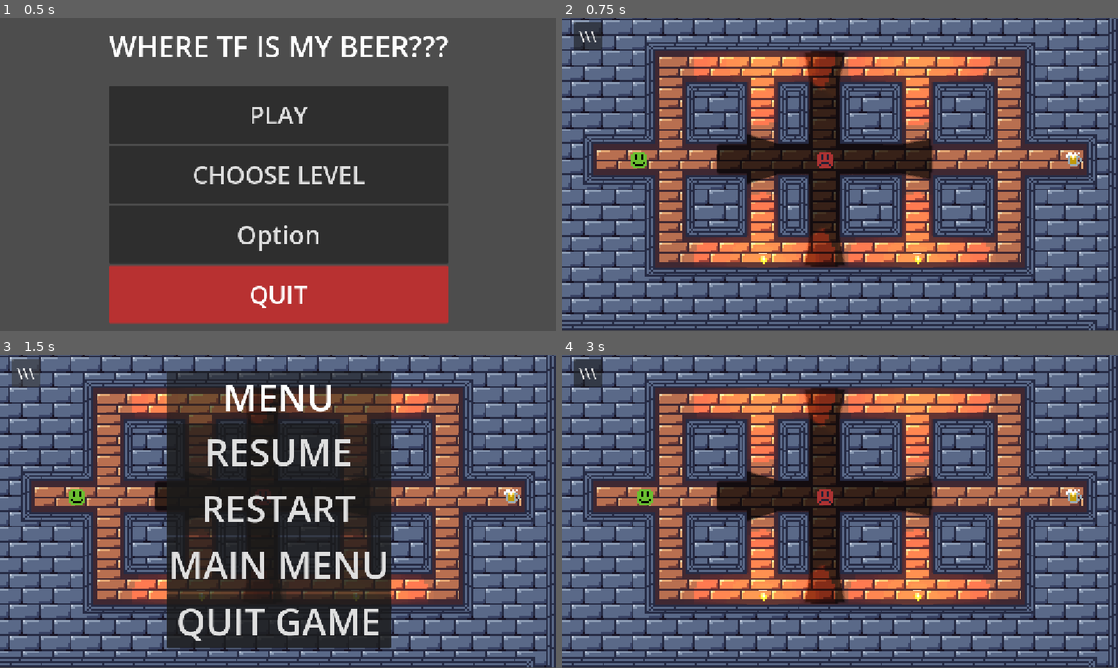
Above: before the commit, frames 1-4 (two rows, left to right).
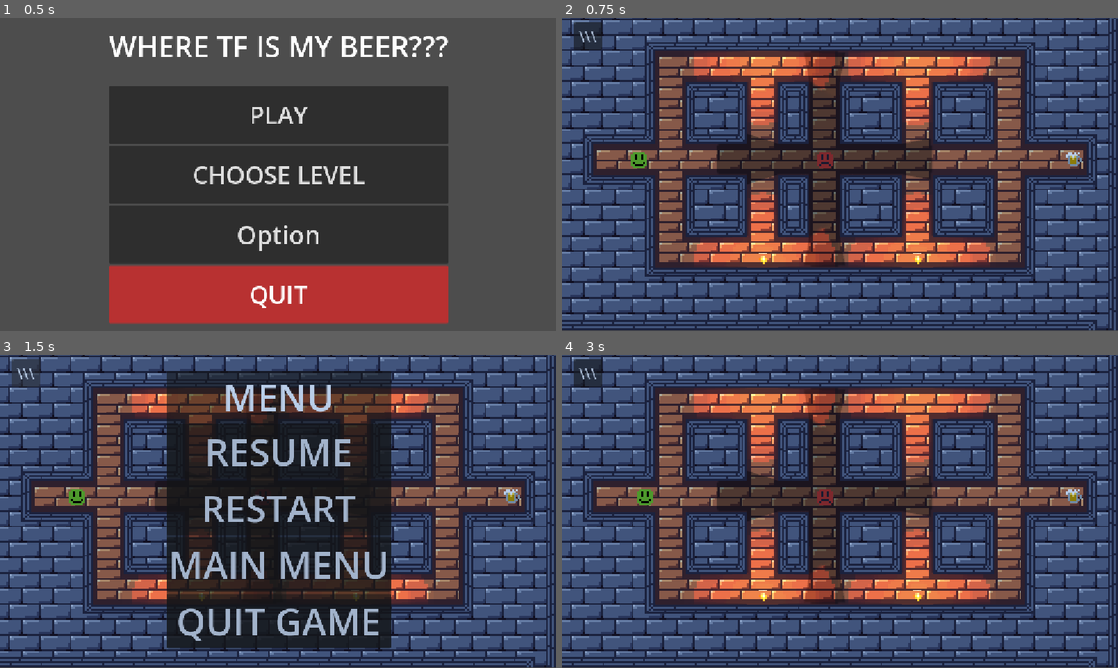
Above: after the commit, the same moments.

Repository: IlyaAfan/WhereTheFuckMyBeer
Game: Godot game, scene res://tscns/menus/menu.tscn
Same seed, same stepped clock (60 frames per second), same inputs: the game is played once before the commit and once after it.
Inputs (mouse positions are in pixels of both pictures, inside the frame that each line leads up to):
- Up to frame 1 (0.5 s): no input
- Up to frame 2 (0.75 s): click "PLAY" at 0.5 s
- Up to frame 3 (1.5 s): click "\\\" at 1.25 s
- Up to frame 4 (3 s): click "RESTART" at 2 s; tap Enter at 2.75 s; move the mouse to (962, 495) at 2.77 s; hold D (right) from 2.78 s (still down); tap Tab (change_input_dev) at 2.85 s

Frame 1 is identical in both runs. In frame 2, 56% of the frame differs, in the area x 0-100%, y 0-100%; in frame 3, 45%; in frame 4, 56%.

Commit message:
feat добавил canvas_modulate к уровням

Diff:
--- a/project.godot
+++ b/project.godot
@@ -119,3 +119,7 @@
 renderer/rendering_method="gl_compatibility"
 renderer/rendering_method.mobile="gl_compatibility"
 2d/snap/snap_2d_transforms_to_pixel=true
+
+[xr]
+
+shaders/enabled=true
--- a/tscns/Torch.tscn
+++ b/tscns/Torch.tscn
@@ -4,7 +4,6 @@
 [ext_resource type="Texture2D" uid="uid://jfox5y0pip1i" path="res://Тестовые_штуки/Torch_1.png" id="2_3vekm"]
 
 [node name="Torch" type="PointLight2D" unique_id=804697877]
-texture_filter = 1
 color = Color(0.57964355, 0.41907805, 0.08307219, 1)
 range_z_max = 10
 shadow_enabled = true
--- a/tscns/dos/do_hear.tscn
+++ b/tscns/dos/do_hear.tscn
@@ -21,6 +21,7 @@
 top_level = true
 
 [node name="Area2D" type="Area2D" parent="." unique_id=1421351804]
+visible = false
 
 [node name="CollisionShape2D" type="CollisionShape2D" parent="Area2D" unique_id=731559026]
 shape = SubResource("CircleShape2D_88262")
--- a/tscns/dos/do_see.tscn
+++ b/tscns/dos/do_see.tscn
@@ -59,12 +59,14 @@
 show_behind_parent = true
 light_mask = 2
 z_index = 1000
-energy = 0.7
+texture_filter = 1
+energy = 0.3
 blend_mode = 1
 range_z_max = 100
+range_item_cull_mask = 2
 shadow_enabled = true
 shadow_filter = 1
-shadow_filter_smooth = 1.0
+shadow_item_cull_mask = 2
 texture = ExtResource("6_8u3u4")
 
 [connection signal="timeout" from="Timer" to="." method="_on_timer_timeout"]
--- a/tscns/levels/level_empty.tscn
+++ b/tscns/levels/level_empty.tscn
@@ -9,6 +9,7 @@
 [ext_resource type="Script" uid="uid://dnn4kkgfpjtkp" path="res://Assets/scripts/jump_pad.gd" id="6_hcl3q"]
 [ext_resource type="Texture2D" uid="uid://b744j46ot3q31" path="res://Assets/Sprites/CharSprites/enemy/destination.png" id="6_rr1fp"]
 [ext_resource type="Texture2D" uid="uid://hqqwxypfs0kq" path="res://Assets/Sprites/CharSprites/JumpPad.png" id="7_ft0jp"]
+[ext_resource type="PackedScene" uid="uid://bry4ip3wuf8fo" path="res://tscns/Torch.tscn" id="10_curpn"]
 
 [sub_resource type="RectangleShape2D" id="RectangleShape2D_g4v7s"]
 size = Vector2(12, 12)
@@ -50,6 +51,12 @@
 visible = false
 texture = ExtResource("6_rr1fp")
 
+[node name="CanvasModulate" type="CanvasModulate" parent="JumpPad" unique_id=881065404]
+light_mask = 3
+visibility_layer = 3
+position = Vector2(63, -39)
+color = Color(0.7261715, 0.8030372, 0.9093077, 1)
+
 [node name="Player" parent="." unique_id=1195571827 groups=["Player"] instance=ExtResource("3_4p5th")]
 process_mode = 1
 position = Vector2(-104, -8)
@@ -60,6 +67,9 @@
 position = Vector2(121, -9)
 where_to = "res://tscns/levels/test_level.tscn"
 
+[node name="Torch" parent="." unique_id=804697877 instance=ExtResource("10_curpn")]
+position = Vector2(-8, -57)
+
 [connection signal="body_entered" from="JumpPad" to="JumpPad" method="_on_body_entered"]
 [connection signal="body_exited" from="JumpPad" to="JumpPad" method="_on_body_exited"]
 [connection signal="caught" from="Player" to="." method="_on_player_caught"]
--- a/tscns/levels/level_jumppad.tscn
+++ b/tscns/levels/level_jumppad.tscn
@@ -34,11 +34,18 @@
 door = NodePath("../../map_level/Door2")
 
 [node name="map_level" type="TileMapLayer" parent="." unique_id=376453655 groups=["TileMap"]]
+light_mask = 7
 z_index = -5
 tile_map_data = PackedByteArray("AAD3//r/AAAKAAAAAAD3//v/AAAJAAIAAAD3//z/AAAJAAIAAAD3//3/AAAJAAIAAAD3//7/AAAJAAIAAAD3// …(4288 unchanged characters)…
 tile_set = ExtResource("4_66w77")
 script = ExtResource("5_ax47h")
 metadata/_edit_lock_ = true
+
+[node name="CanvasModulate" type="CanvasModulate" parent="map_level" unique_id=255547994]
+light_mask = 3
+visibility_layer = 3
+position = Vector2(63, -39)
+color = Color(0.5753229, 0.69147015, 0.84597933, 1)
 
 [node name="Door" parent="map_level" unique_id=2084573501 instance=ExtResource("6_tr8su")]
 position = Vector2(24, 8)
@@ -65,18 +72,15 @@
 [node name="Torch" parent="." unique_id=804697877 instance=ExtResource("12_66w77")]
 position = Vector2(-72, -56)
 
+[node name="Torch4" parent="Torch" unique_id=1755935669 instance=ExtResource("12_66w77")]
+position = Vector2(79, 128)
+rotation = -3.1415925
+
+[node name="Torch3" parent="Torch" unique_id=536012889 instance=ExtResource("12_66w77")]
+position = Vector2(0, 128)
+rotation = -3.1415925
+
 [node name="Torch2" parent="Torch" unique_id=577608872 instance=ExtResource("12_66w77")]
 position = Vector2(85, 0)
 
-[node name="Torch2" parent="Torch/Torch2" unique_id=536012889 instance=ExtResource("12_66w77")]
-position = Vector2(-85, 128)
-rotation = 3.1415927
-
-[node name="Torch2" parent="Torch/Torch2/Torch2" unique_id=1483238682 instance=ExtResource("12_66w77")]
-position = Vector2(-85, 128)
-rotation = 3.1415927
-
-[node name="Torch3" parent="Torch/Torch2/Torch2" unique_id=1755935669 instance=ExtResource("12_66w77")]
-position = Vector2(-79, 7.6293945e-06)
-
 [connection signal="caught" from="Player" to="." method="_on_player_caught"]
--- a/tscns/levels/level_new_tiles.tscn
+++ b/tscns/levels/level_new_tiles.tscn
@@ -9,6 +9,7 @@
 [node name="Camera2D" parent="." unique_id=947555020 instance=ExtResource("1_hcmmw")]
 
 [node name="TileMapLayer" type="TileMapLayer" parent="." unique_id=1493429511]
+light_mask = 3
 tile_map_data = PackedByteArray("AAD1//r/AAAKAAAAAAD2//r/AAAKAAAAAAD2//v/AAAJAAIAAAD3//v/AAAJAAIAAAD3//z/AAAJAAIAAAD4// …(4496 unchanged characters)…
 tile_set = ExtResource("1_h3qcs")
 
--- a/tscns/levels/test_door_level.tscn
+++ b/tscns/levels/test_door_level.tscn
@@ -22,6 +22,7 @@
 door = NodePath("../map_level/Door")
 
 [node name="map_level" type="TileMapLayer" parent="." unique_id=376453655 groups=["TileMap"]]
+light_mask = 7
 z_index = -5
 tile_map_data = PackedByteArray("AAD3//r/AAAKAAAAAAD3//v/AAAJAAIAAAD3//z/AAAJAAIAAAD3//3/AAAJAAIAAAD3//7/AAAJAAMAAAD3// …(4288 unchanged characters)…
 tile_set = ExtResource("3_nrsro")
--- a/tscns/levels/test_level.tscn
+++ b/tscns/levels/test_level.tscn
@@ -14,9 +14,16 @@
 script = ExtResource("1_jfktp")
 
 [node name="map_level" type="TileMapLayer" parent="." unique_id=376453655 groups=["TileMap"]]
+light_mask = 7
 z_index = -5
 tile_map_data = PackedByteArray("AAD3//r/AAAKAAAAAAD3//v/AAAJAAIAAAD3//z/AAAJAAIAAAD3//3/AAAJAAIAAAD3//7/AAAGAAIAAAD3// …(3440 unchanged characters)…
 tile_set = ExtResource("2_3mml8")
+
+[node name="CanvasModulate" type="CanvasModulate" parent="map_level" unique_id=1588929189]
+light_mask = 3
+visibility_layer = 3
+position = Vector2(63, -39)
+color = Color(0.7261715, 0.8030372, 0.9093077, 1)
 
 [node name="Player" parent="." unique_id=1195571827 instance=ExtResource("4_0ttih")]
 process_mode = 1
--- a/tscns/levels/test_level_2.tscn
+++ b/tscns/levels/test_level_2.tscn
@@ -12,6 +12,7 @@
 script = ExtResource("1_6yft4")
 
 [node name="map_level" type="TileMapLayer" parent="." unique_id=783746025 groups=["TileMap"]]
+light_mask = 7
 z_index = -5
 tile_map_data = PackedByteArray("AAD3//r/AAAKAAAAAAD3//v/AAAJAAIAAAD3//z/AAAJAAIAAAD3//3/AAAJAAIAAAD3//7/AAAJAAIAAAD3// …(4144 unchanged characters)…
 tile_set = ExtResource("2_km620")
@@ -25,6 +26,7 @@
 position = Vector2(-121, 8)
 
 [node name="Camera2D" parent="." unique_id=947555020 instance=ExtResource("5_oudig")]
+light_mask = 7
 
 [node name="Enemy2" parent="." unique_id=1472999080 instance=ExtResource("3_486hu")]
 process_mode = 1
--- a/tscns/levels/test_level_3.tscn
+++ b/tscns/levels/test_level_3.tscn
@@ -12,6 +12,7 @@
 script = ExtResource("1_6yft4")
 
 [node name="map_level" type="TileMapLayer" parent="." unique_id=1348183736 groups=["TileMap"]]
+light_mask = 7
 z_index = -5
 tile_map_data = PackedByteArray("AAD3//r/AAAKAAAAAAD3//v/AAAJAAIAAAD3//z/AAAJAAIAAAD3//3/AAAJAAIAAAD3//7/AAAGAAIAAAD3// …(3952 unchanged characters)…
 tile_set = ExtResource("2_no88u")
--- a/tscns/levels/test_level_fs.tscn
+++ b/tscns/levels/test_level_fs.tscn
@@ -15,6 +15,7 @@
 script = ExtResource("1_yc63u")
 
 [node name="map_level" type="TileMapLayer" parent="." unique_id=376453655 groups=["TileMap"]]
+light_mask = 7
 z_index = -5
 tile_map_data = PackedByteArray("AAD3//r/AAAKAAAAAAD3//v/AAAJAAIAAAD3//z/AAAJAAIAAAD3//3/AAAJAAIAAAD3//7/AAAGAAIAAAD3// …(3952 unchanged characters)…
 tile_set = ExtResource("2_nhk6u")
--- a/tscns/levels/test_level_fs_2.tscn
+++ b/tscns/levels/test_level_fs_2.tscn
@@ -15,6 +15,7 @@
 script = ExtResource("1_whea1")
 
 [node name="map_level" type="TileMapLayer" parent="." unique_id=376453655 groups=["TileMap"]]
+light_mask = 7
 z_index = -5
 tile_map_data = PackedByteArray("AAD3//r/AAAJAAMAAAD3//v/AAACAAQAAAD3//z/AAAAAAEAAAD3//3/AAAAAAMAAAD3//7/AAAGAAQAAAD3// …(5072 unchanged characters)…
 tile_set = ExtResource("2_whea1")
@@ -53,12 +54,13 @@
 position = Vector2(8, 24)
 
 [node name="Torch" parent="." unique_id=804697877 instance=ExtResource("9_vbysb")]
-position = Vector2(-135, 16)
+position = Vector2(-130, 8)
+rotation = 3.1415927
 
 [node name="Torch2" parent="." unique_id=1118730270 instance=ExtResource("9_vbysb")]
-position = Vector2(-54, 32)
+position = Vector2(-73, -40)
 
 [node name="Torch3" parent="." unique_id=1488410198 instance=ExtResource("9_vbysb")]
-position = Vector2(-39, -80)
+position = Vector2(9, -72)
 
 [connection signal="caught" from="Player" to="." method="_on_player_caught"]
